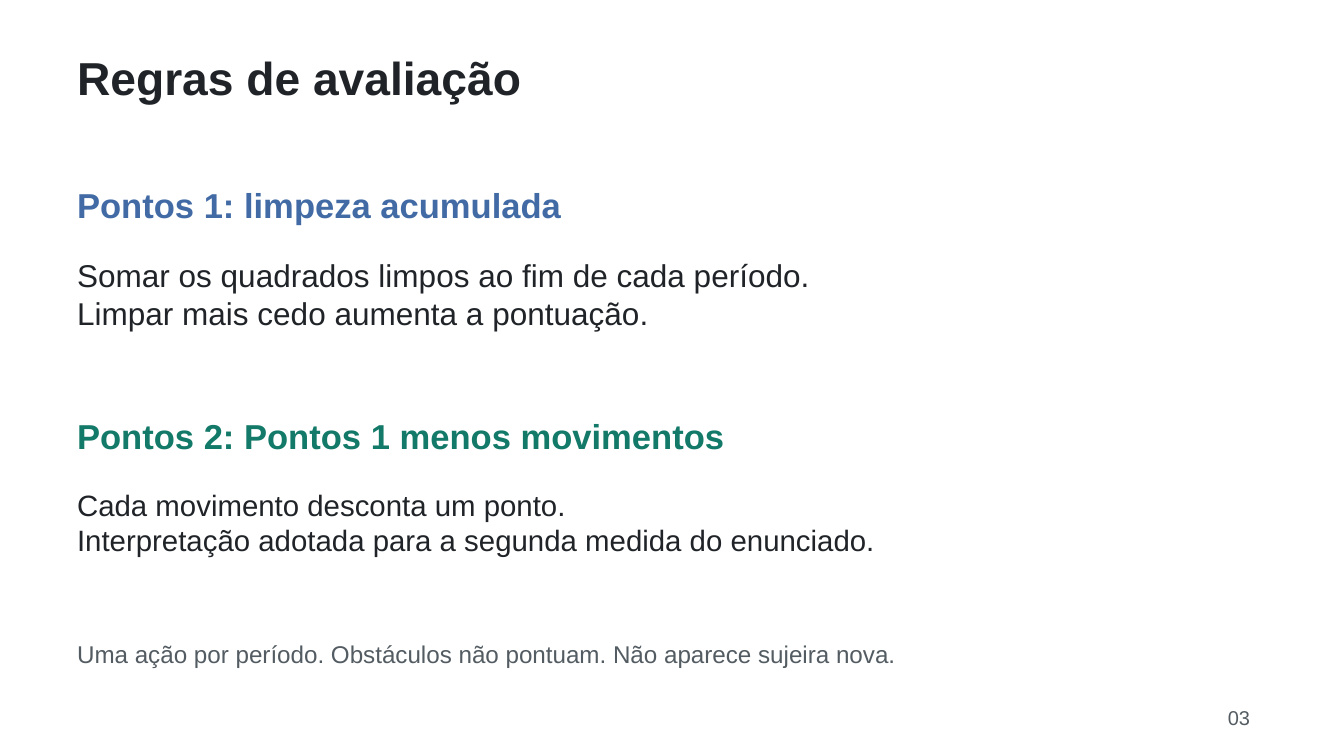
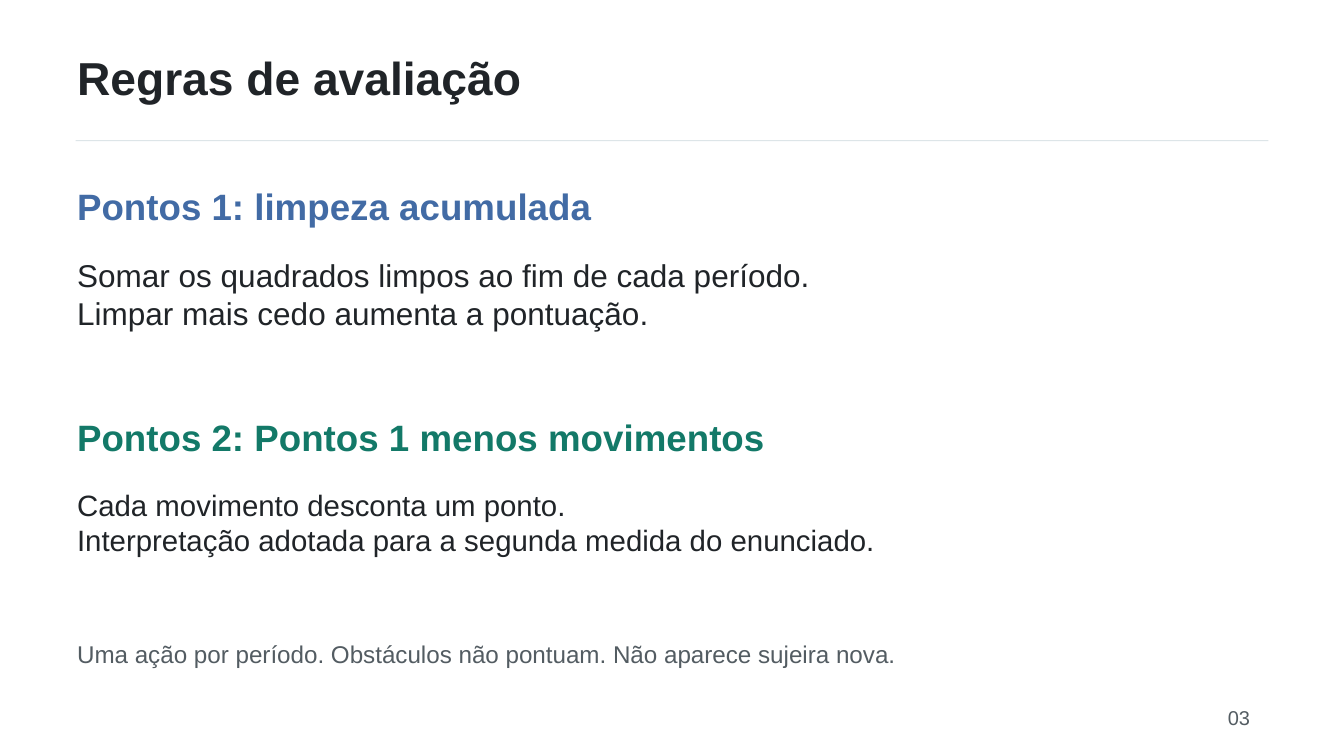
Before and after one commit to Lucas4lmeida/agentes-inteligentes-aspirador, a slide deck: slide 3 of apresentacao_agentes.pptx. Drawn at 1344x756 pixels with LibreOffice and Linux fonts; fonts in the diff are those of the drawing. Boxes give left, top, right and bottom in pixels: in the first picture for what was removed or moved away, otherwise in the second. Text is boxed around its words. In the diff, an @@ line names an element or a change of style, - is before the commit and + after.

```diff
--- a/apresentacao_agentes.pptx
+++ b/apresentacao_agentes.pptx
@@ line added from (76, 141) to (1268, 141), #DDE5E8 0.75 pt @@
@@ text "Pontos 1: limpeza acumulada" at (x1=77, y1=193, x2=591, y2=227): size 24.8 to 26.2 pt @@
@@ text "Pontos 2: Pontos 1 menos ..." at (x1=77, y1=424, x2=764, y2=452): size 24.8 to 26.2 pt @@
```
Also in this commit, not shown: 5 other slides changed, 3 other files.
